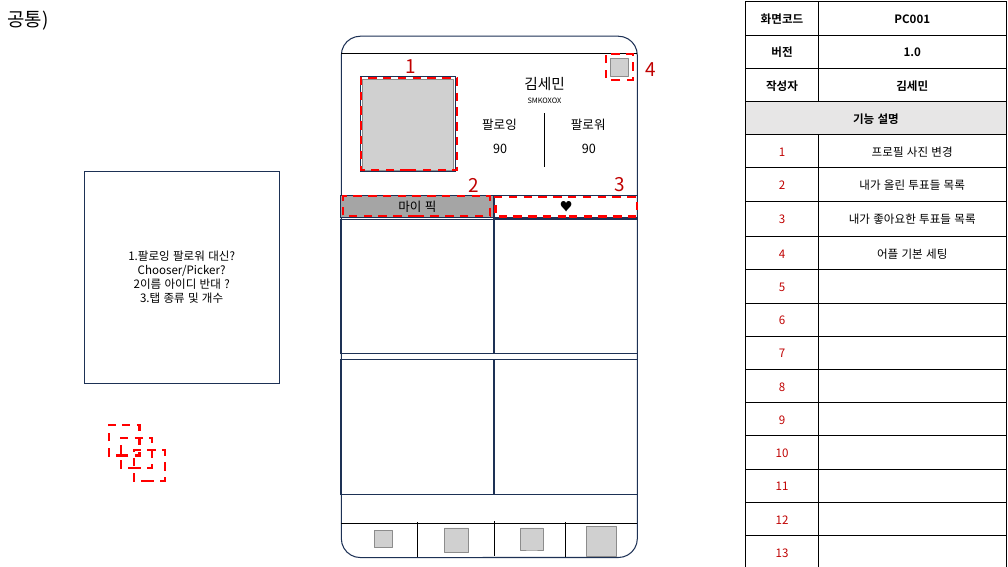
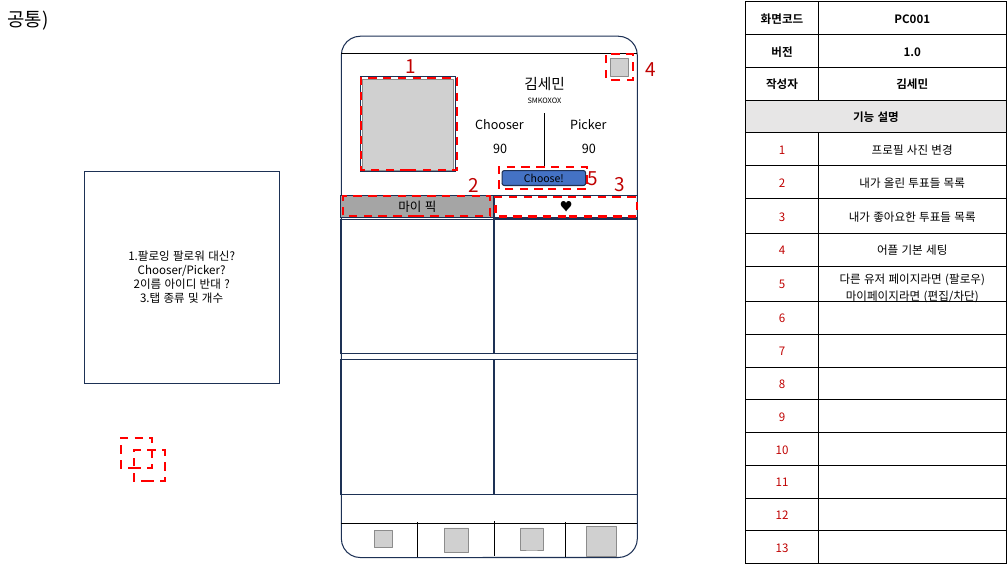
Before and after one commit to H-EH7/picker, a slide deck: slide 3 of 1. Documents/설계/골라말아 화면설계서_v1.0.pptm. Drawn at 1008x567 pixels with LibreOffice and Linux fonts; fonts in the diff are those of the drawing; grey boxes stand for pictures. Boxes give left, top, right and bottom in pixels: in the first picture for what was removed or moved away, otherwise in the second. Text is boxed around its words. In the diff, an @@ line names an element or a change of style, - is before the commit and + after.

```diff
--- a/1. Documents/설계/골라말아 화면설계서_v1.0.pptm
+++ b/1. Documents/설계/골라말아 화면설계서_v1.0.pptm
@@ table at box(746, 2, 1006, 563) @@
-row 9, column 2: 
+row 9, column 2: 다른 유저 페이지라면 (팔로우) / 마이페이지라면 (편집/차단)
@@ text at box(475, 119, 524, 129): text changed @@
-팔로잉
+Chooser
@@ text at box(570, 119, 606, 129): text changed @@
-팔로워
+Picker
@@ rectangle: place and size @@
-rectangle at box(109, 425, 140, 455)
+rectangle at box(498, 167, 587, 188)
@@ rounded rectangle added at box(502, 171, 586, 186), fill #4472C4, outline #1E3256 1 pt, 10 pt, text #000000 @@
+Choose!
@@ text added at box(588, 171, 598, 186), 18 pt, text #C00000 @@
+5
```
Also in this commit, not shown: 6 other slides changed, 3 slides added, 1 slide removed, 2 other files.
